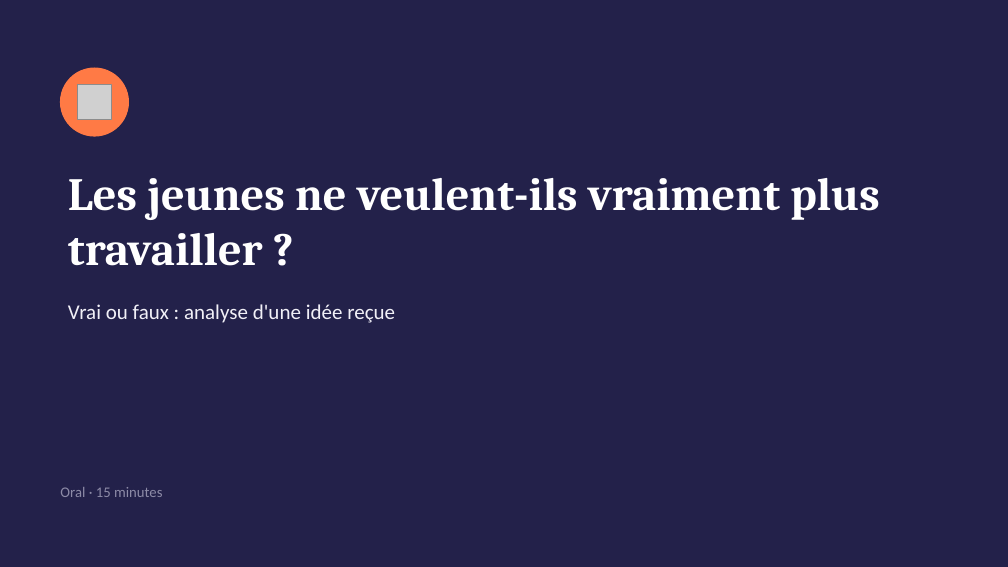
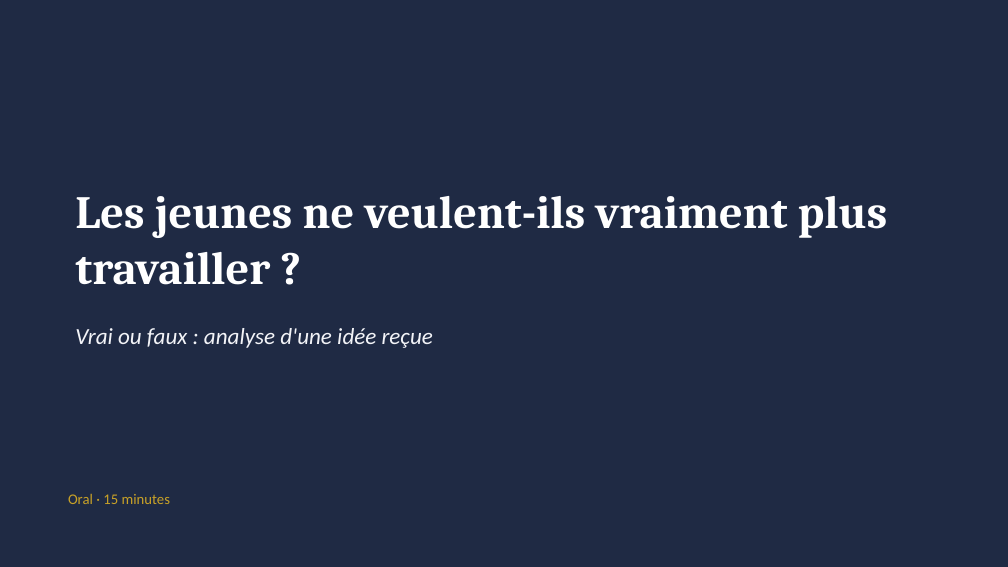
Before and after one commit to LibertadIA/main, a slide deck: slide 1 of Oral_Les_jeunes_et_le_travail.pptx. Drawn at 1008x567 pixels with LibreOffice and Linux fonts; fonts in the diff are those of the drawing; grey boxes stand for pictures. Boxes give left, top, right and bottom in pixels: in the first picture for what was removed or moved away, otherwise in the second. Text is boxed around its words. In the diff, an @@ line names an element or a change of style, - is before the commit and + after.

```diff
--- a/Oral_Les_jeunes_et_le_travail.pptx
+++ b/Oral_Les_jeunes_et_le_travail.pptx
@@ background #23214A to #1F2A44 @@
@@ ellipse removed at [60, 68, 129, 136] @@
@@ picture removed at [77, 85, 112, 119] @@
@@ title "Les jeunes ne veulent-ils vraiment ...": place and size @@
-title "Les jeunes ne veulent-ils vraiment ..." at [68, 178, 879, 266]
+title "Les jeunes ne veulent-ils vraiment ..." at [75, 196, 887, 285]
@@ text "Vrai ou faux : analyse ...": place and size @@
-text "Vrai ou faux : analyse ..." at [68, 304, 395, 323]
+text "Vrai ou faux : analyse ..." at [75, 328, 433, 348]
@@ text "Vrai ou faux : analyse ..." at [75, 328, 433, 348]: size 20 to 22 pt, text colour #F1F0F7 to #F2F3F7, italic on @@
@@ text "Oral · 15 minutes": place and size @@
-text "Oral · 15 minutes" at [60, 487, 162, 497]
+text "Oral · 15 minutes" at [68, 494, 170, 504]
@@ text "Oral · 15 minutes" at [68, 494, 170, 504]: text colour #8D8BA7 to #C9A227 @@
```
Also in this commit, not shown: 9 other slides changed, 9 slides added, 6 slides removed.
